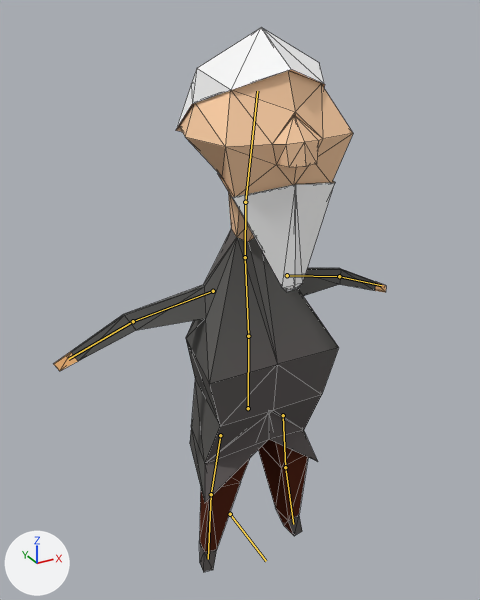
An edit to the Blender file TheOvercoat/Assets/Models(blend)/Karakterler/armature1.blend, drawn before and after from the same camera.
The view is the same before and after, from a camera (50 mm lens) standing at (-1.008, -1.721, 1.945) and looking at (-0.056, 0.01, 1.08). The lights are fixed; the arrows at lower left show +X, +Y and +Z. The bones that bend it are drawn over the model as lines. Mesh edges are drawn as thin lines.
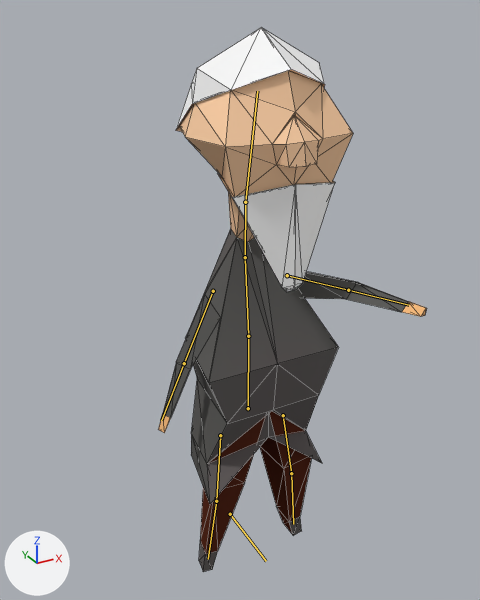
The newer file adds an action. The first version stands in its rest pose; the second is drawn at frame 30 of the action 'hit'.

Where the change shows, as pixel boxes [x1, y1, x2, y2] in the pictures (480 x 600 px):
'Cube.000', posed (19% narrower): before [54, 27, 386, 572]; after [158, 27, 427, 572]

The edits, one by one:
Bone 'HandIK.R' (bone_handik_r) moves from (0.0, 0.0, 0.0) to (1.443, -0.894, -0.559).
Bone 'LegIK.R' (bone_legik_r) moves from (0.0, 0.0, 0.0) to (-0.043, -1.489, 0.018).
Bone 'HandIK.L' (bone_handik_l) moves from (0.0, 0.0, 0.0) to (0.347, -0.036, -0.63).
Bone 'LegIK.L' (bone_legik_l) moves from (0.0, 0.0, 0.0) to (-0.016, -1.489, 0.043).
